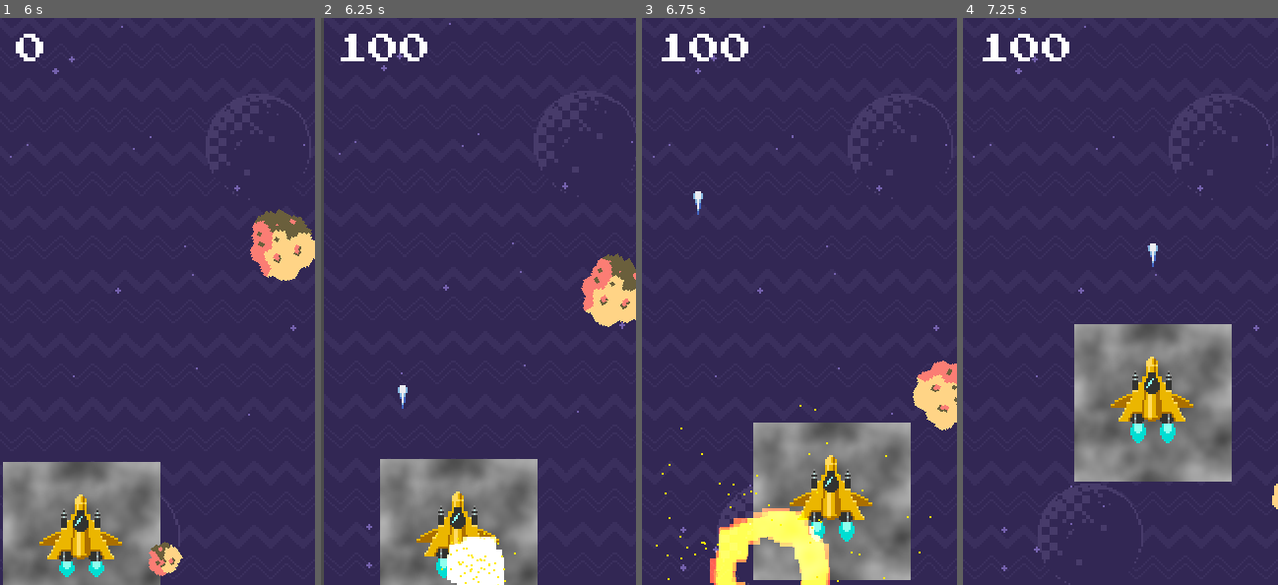
Above: before the commit, frames 1-4 (left to right).
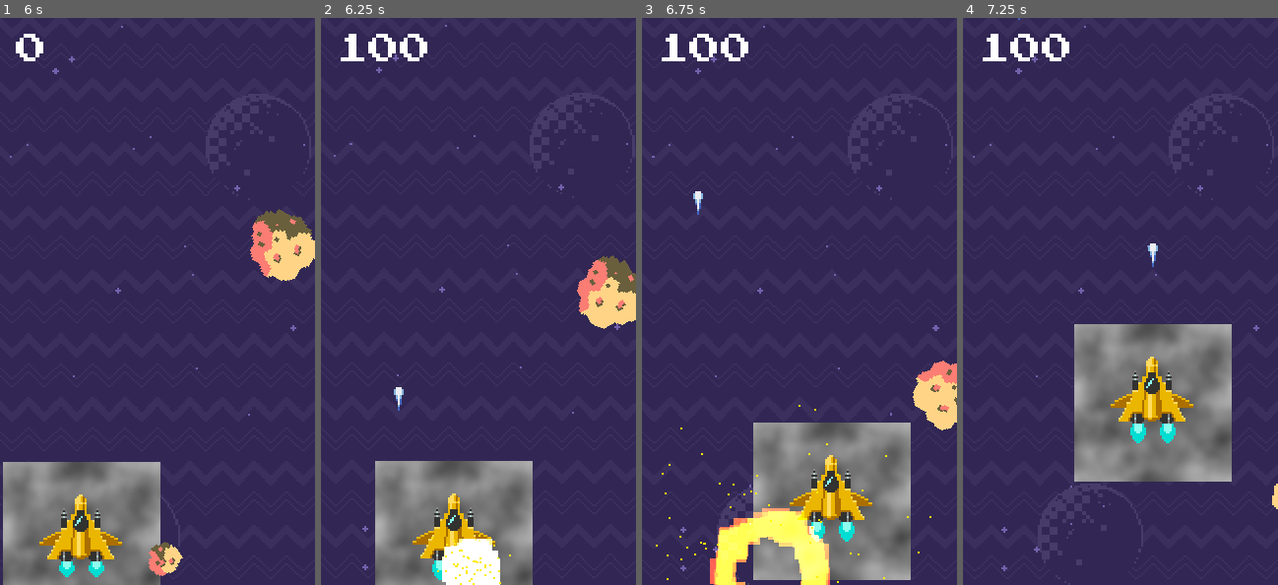
Above: after the commit, the same moments.

Repository: Cludor28/Astro_Explore
Game: Godot game, scene res://scenes/game.tscn
Two runs of this game, one before a commit and one after it. Both use one fixed random seed, a clock stepped at 60 frames per second and the inputs below.
Inputs:
- Up to frame 1 (6 s): tap Enter (ui_accept) at 0.5, 0.77, 1.52, 3.02, 3.77, 4.52 s; hold Right (ui_right) 0.53-1.28 s; hold Down (ui_down) 1.28-2.03 s; hold Right (ui_right) 2.03-2.78 s; hold Up (ui_up) 2.78-3.53 s; hold Left (ui_left) 3.53-5.03 s; hold Down (ui_down) 5.03-5.78 s; hold Right (ui_right) from 5.78 s (still down)
- Up to frame 2 (6.25 s): keep holding Right (ui_right); tap Enter (ui_accept) at 6.02 s
- Up to frame 3 (6.75 s): release Right (ui_right) at 6.53 s; hold Up (ui_up) from 6.53 s (still down)
- Up to frame 4 (7.25 s): keep holding Up (ui_up); tap Enter (ui_accept) at 6.77 s

Frame 1 is identical in both runs. In frame 2, 4.1% of the frame differs, in the area x 0-100%, y 0-100%; in frame 3, 0.1%; in frame 4, less than 0.1%.

Commit message:
fisrt

Diff:
--- a/scenes/cristal.tscn
+++ b/scenes/cristal.tscn
@@ -20,4 +20,10 @@
 
 [node name="CollisionShape2D" type="CollisionShape2D" parent="Area2D"]
 shape = SubResource( 1 )
+
+[node name="Timer" type="Timer" parent="."]
+wait_time = 3.0
+one_shot = true
+autostart = true
 [connection signal="area_entered" from="Area2D" to="." method="_on_Area2D_area_entered"]
+[connection signal="timeout" from="Timer" to="." method="_on_Timer_timeout"]
--- a/scenes/game.tscn
+++ b/scenes/game.tscn
@@ -82,7 +82,9 @@
 script = ExtResource( 4 )
 nave = NodePath("../ship")
 
-[node name="ship" type="Node2D" parent="."]
+[node name="ship" type="Node2D" parent="." groups=[
+"player",
+]]
 position = Vector2( 80, 264 )
 script = ExtResource( 3 )
 __meta__ = {
--- a/scripts/cristal.gd
+++ b/scripts/cristal.gd
@@ -3,6 +3,7 @@
 var vel = 0.0
 var dir = Vector2()
 var rot = 0
+var target = null
 
 func _ready():
 	randomize()
@@ -17,6 +18,11 @@
 	translate(dir * vel * delta)
 	rotate(rot * delta)
 
-
 func _on_Area2D_area_entered(area):
 	queue_free()
+
+
+func _on_Timer_timeout():
+	var players = get_tree().get_nodes_in_group("player")
+	if players.size():
+		print(players[0].name)
--- a/scripts/ship.gd
+++ b/scripts/ship.gd
@@ -52,14 +52,16 @@
 	global_position.y = clamp(global_position.y , 24 , 266)
 
 func _on_area_area_entered(area):
+
 	if area.get_parent().has_method("destroy"):
 		area.get_parent().destroy()
-	print(escudo_size)
-	get_tree().call_group("camera" , "treme" , 1)
-	escudo -= .35
-	var proporcao = escudo / 100.0
-	$area/shape.shape.radius = shape_size * proporcao
-	$escudo/sprite.material.set_shader_param("size" , escudo_size * escudo / 100.0)
+
+	if [4].find(area.collision_layer) >= 0:
+		get_tree().call_group("camera" , "treme" , 1)
+		escudo -= .35
+		var proporcao = escudo / 100.0
+		$area/shape.shape.radius = shape_size * proporcao
+		$escudo/sprite.material.set_shader_param("size" , escudo_size * proporcao)
 
 func _on_dead_area_area_entered(area):
 	visible = false
